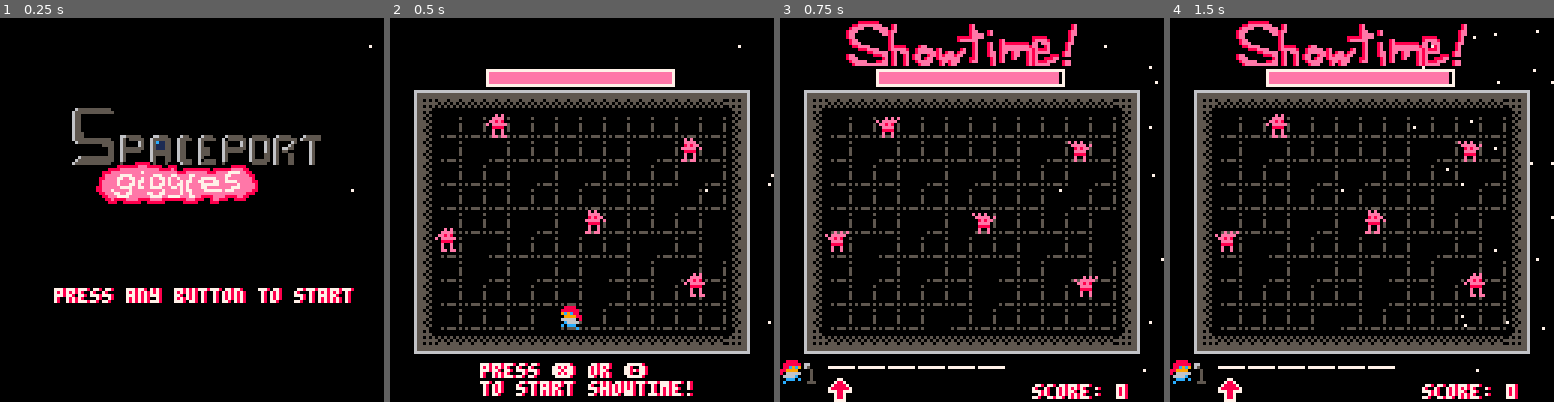
Above: before the commit, frames 1-4 (left to right).
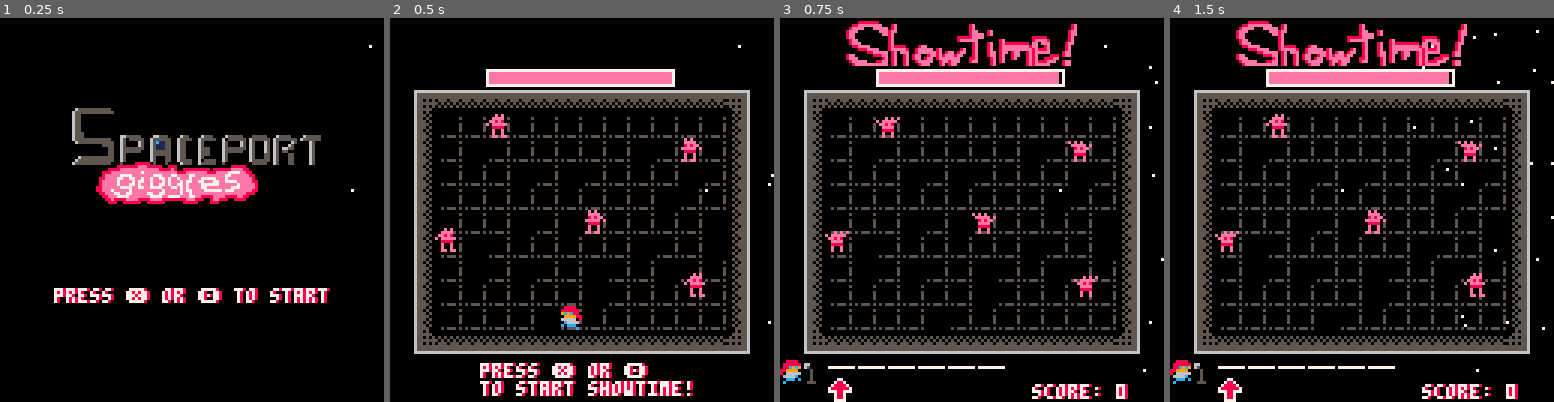
Above: after the commit, the same moments.

Repository: kitasuna/ggj2024
Game: PICO-8 cartridge main.p8
The game is run twice, just before and just after one commit, with the same random seed, the same clock (stepped at 60 frames per second) and the same inputs.
Inputs:
- Up to frame 1 (0.25 s): no input
- Up to frame 2 (0.5 s): tap X (X key) at 0.33 s
- Up to frame 3 (0.75 s): tap O (Z key) at 0.7 s
- Up to frame 4 (1.5 s): tap X (X key) at 1.07 s

The runs differ from the first frame. In frame 1, 1.5% of the frame differs, in the area x 32-93%, y 70-75%; in frame 2, nothing differs; in frame 3, nothing differs; in frame 4, nothing differs.

Commit message:
Add const file

Diff:
--- a/_game.lua
+++ b/_game.lua
@@ -58,7 +58,7 @@
   -- 60 px wide
   rectfill(33,18,93 - (SHOWTIME_TIMER - _showtime_remaining_timer),21,14)
 
-  dshad("press ❎ or 🅾️ ", 30, 115, 7, 8)
+  dshad("press "..BUTTON_X.." or "..BUTTON_O, 30, 115, 7, 8)
   dshad("to start showtime!", 30, 121, 7, 8)
 
   foreach(fx.parts, function(p)
@@ -225,7 +225,7 @@
     pset(v.x, v.y, 7)
   end
   map(20,0,24,30,11,4)
-  dshad("press any button to start", 18, 90, 7, 8)
+  dshad("press "..BUTTON_X.." or "..BUTTON_O.." to start", 18, 90, 7, 8)
 
 end
 
--- /dev/null
+++ b/const.lua
@@ -0,0 +1,6 @@
+BUTTON_O="🅾️"
+BUTTON_X="❎"
+BUTTON_L="⬅️"
+BUTTON_U="⬆️"
+BUTTON_R="➡️"
+BUTTON_D="⬇️"
--- a/main.p8
+++ b/main.p8
@@ -2,6 +2,7 @@
 version 41
 __lua__
 -- comment
+#include const.lua
 #include _game.lua
 #include baddies.lua
 #include fleas.lua
